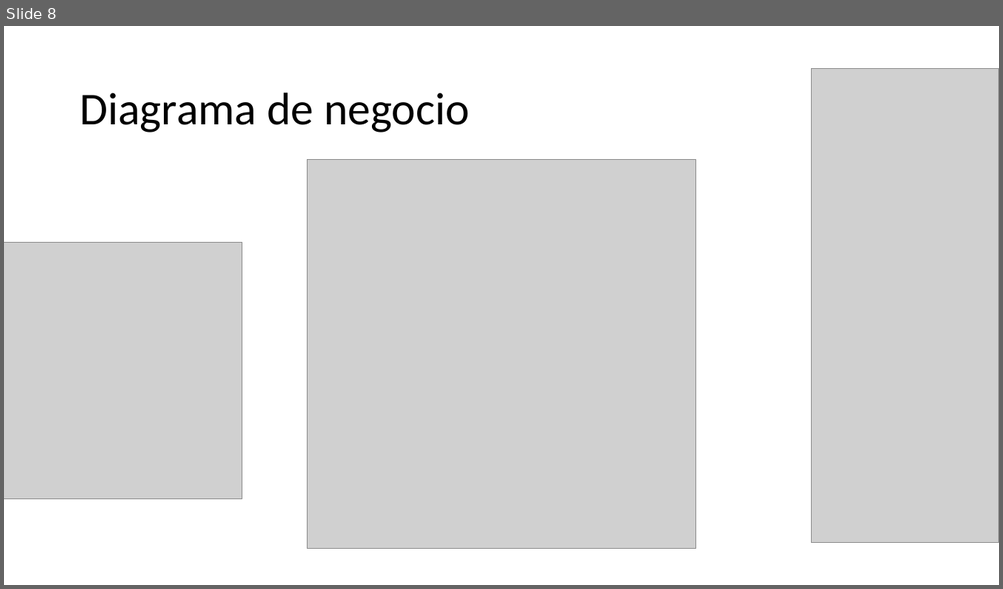
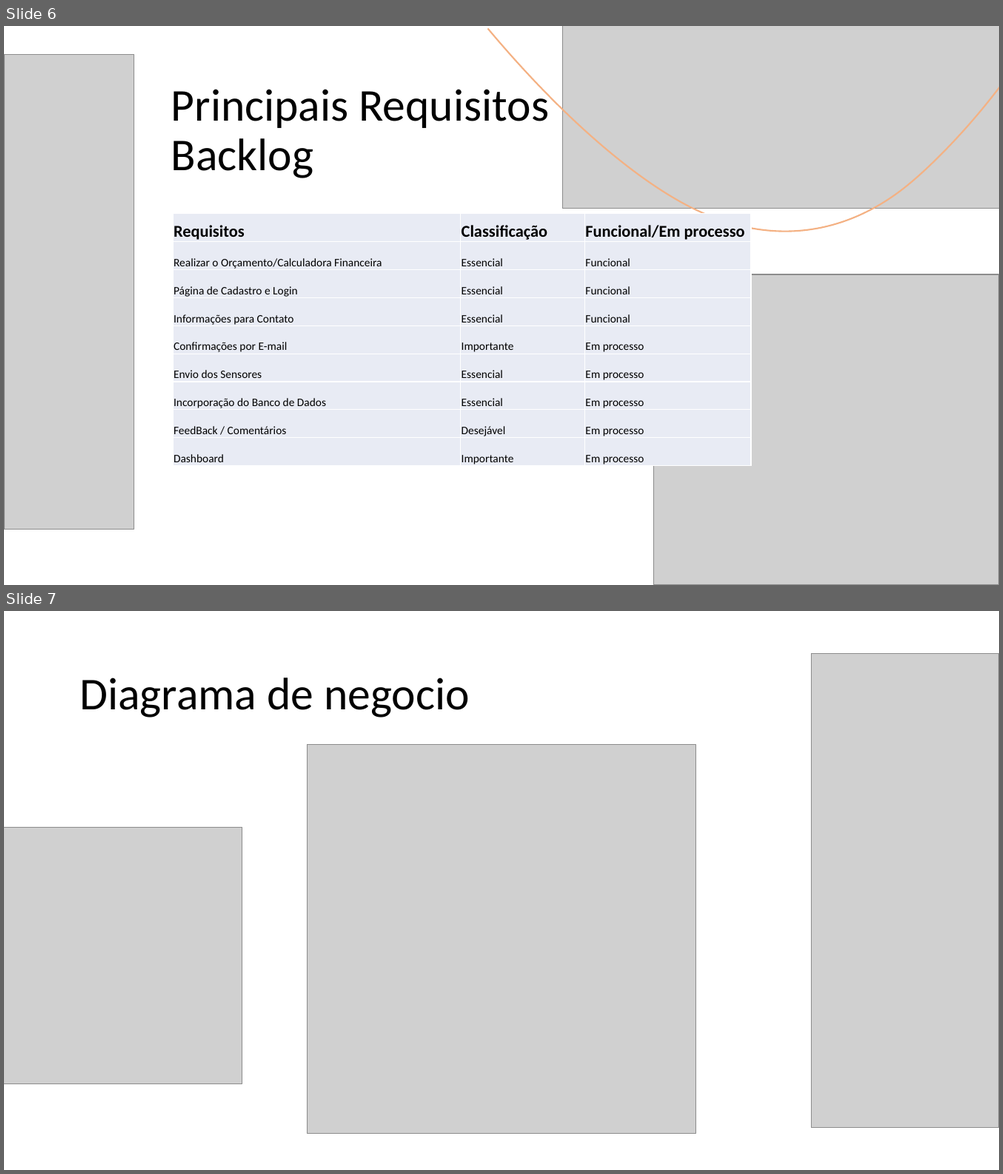
Before and after one commit to estela-polverini/Coffee-Health, a slide deck: Sprint1/Arquivos-Office-Sprint1/Coffee Health - Apresentacao.pptx. Shown one above the other, each under a label of ours: slide 8 before the commit, slides 6 and 7 after it. The pictures are 1003x589 and 1003x1174 pixels, drawn with LibreOffice and Linux fonts; fonts in the diff are those of the drawing; grey boxes stand for pictures. Boxes give left, top, right and bottom in pixels: in the first picture for what was removed or moved away, otherwise in the second. Text is boxed around its words. In the diff, an @@ line names an element or a change of style, - is before the commit and + after.

```diff
--- a/Sprint1/Arquivos-Office-Sprint1/Coffee Health - Apresentacao.pptx
+++ b/Sprint1/Arquivos-Office-Sprint1/Coffee Health - Apresentacao.pptx
@@ slide 6 added at [4, 26, 999, 585], background #FFFFFF @@
@@ freeform shape added at [488, 26, 999, 318], outline #F4B183 1.5 pt @@
@@ picture added at [562, 26, 999, 209] @@
@@ picture added at [4, 54, 134, 530] @@
@@ title added at [171, 83, 549, 178], 44 pt, text #000000 @@
+Principais Requisitos
+Backlog
@@ table added at [173, 214, 751, 468], 9 rows, 3 columns @@
+Requisitos | Classificação | Funcional/Em processo
+Realizar o Orçamento/Calculadora Financeira | Essencial | Funcional
+Página de Cadastro e Login | Essencial | Funcional
+Informações para Contato | Essencial | Funcional
+Confirmações por E-mail | Importante | Em processo
+Envio dos Sensores | Essencial | Em processo
+Incorporação do Banco de Dados | Essencial | Em processo
+FeedBack / Comentários | Desejável | Em processo
+Dashboard | Importante | Em processo
@@ picture added at [654, 275, 999, 585] @@
@@ what was slide 8 is now slide 7 @@
```
Also in this commit, not shown: 2 slides changed, 1 slide removed.
